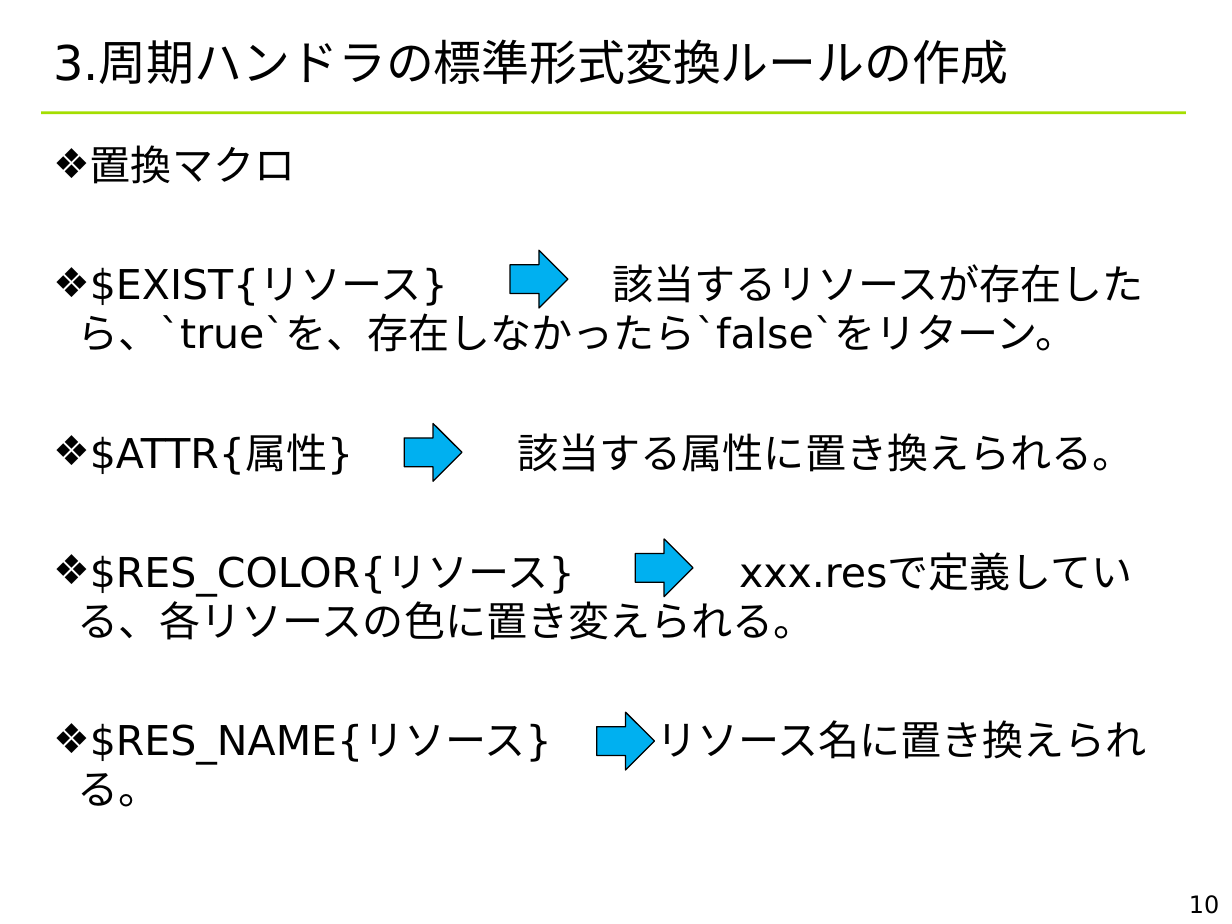
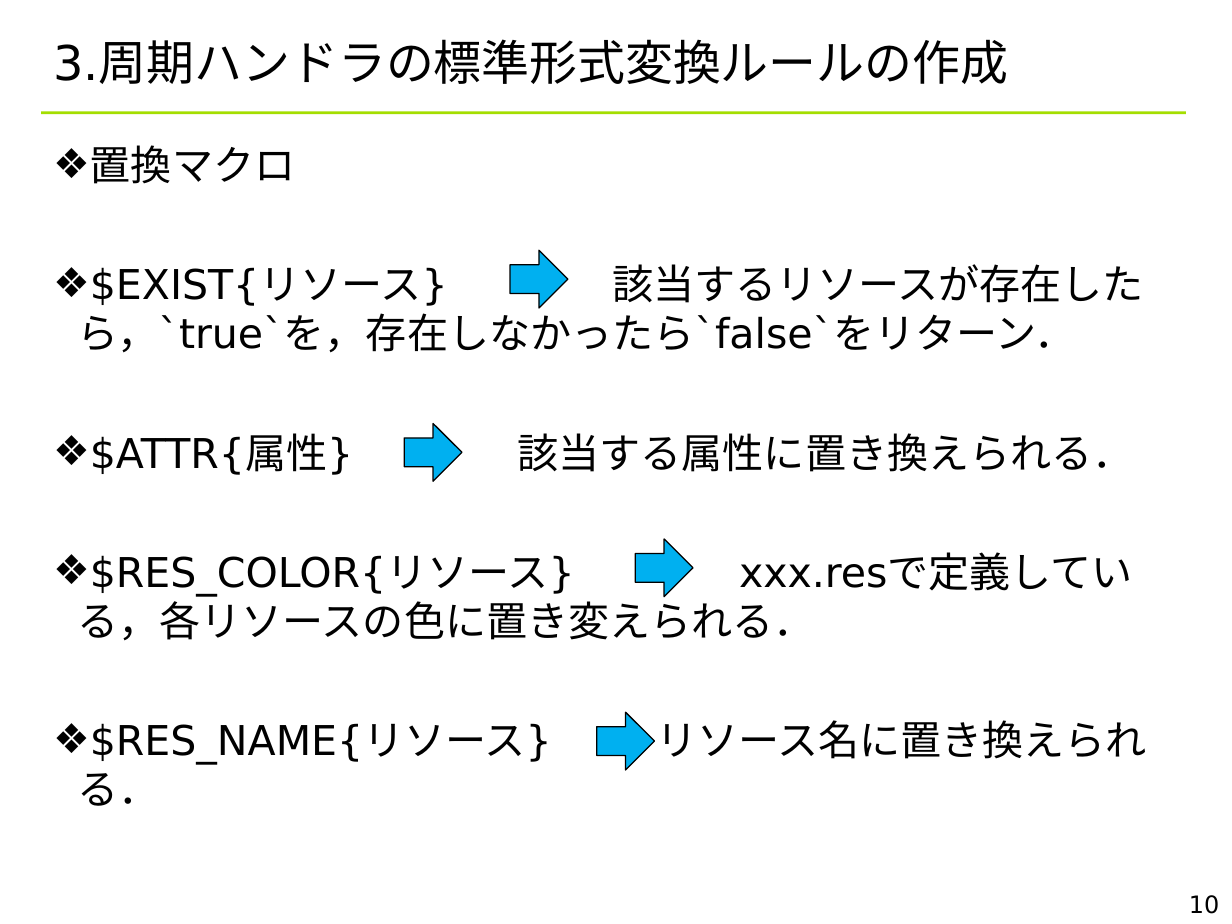
Before and after one commit to YixiaoLi/tlv4mc, a slide deck: slide 10 of doc/TLV_convert_rules.ppt. Drawn at 1232x924 pixels with LibreOffice and Linux fonts; fonts in the diff are those of the drawing; background and template pictures are left out. Boxes give left, top, right and bottom in pixels: in the first picture for what was removed or moved away, otherwise in the second. Text is boxed around its words. In the diff, an @@ line names an element or a change of style, - is before the commit and + after.

```diff
--- a/doc/TLV_convert_rules.ppt
+++ b/doc/TLV_convert_rules.ppt
@@ text at (53, 264, 1147, 764): text changed @@
-❖ $EXIST{リソース} 該当するリソースが存在したら、`true`を、存在しなかったら`false`をリターン。
-❖ $ATTR{属性} 該当する属性に置き換えられる。
-❖ $RES_COLOR{リソース} xxx.resで定義している、各リソースの色に置き変えられる。
-❖ $RES_NAME{リソース} リソース名に置き換えられる。
+❖ $EXIST{リソース} 該当するリソースが存在したら，`true`を，存在しなかったら`false`をリターン．
+❖ $ATTR{属性} 該当する属性に置き換えられる．
+❖ $RES_COLOR{リソース} xxx.resで定義している，各リソースの色に置き変えられる．
+❖ $RES_NAME{リソース} リソース名に置き換えられる．
```
Also in this commit, not shown: 13 other slides changed, 4 other files.
